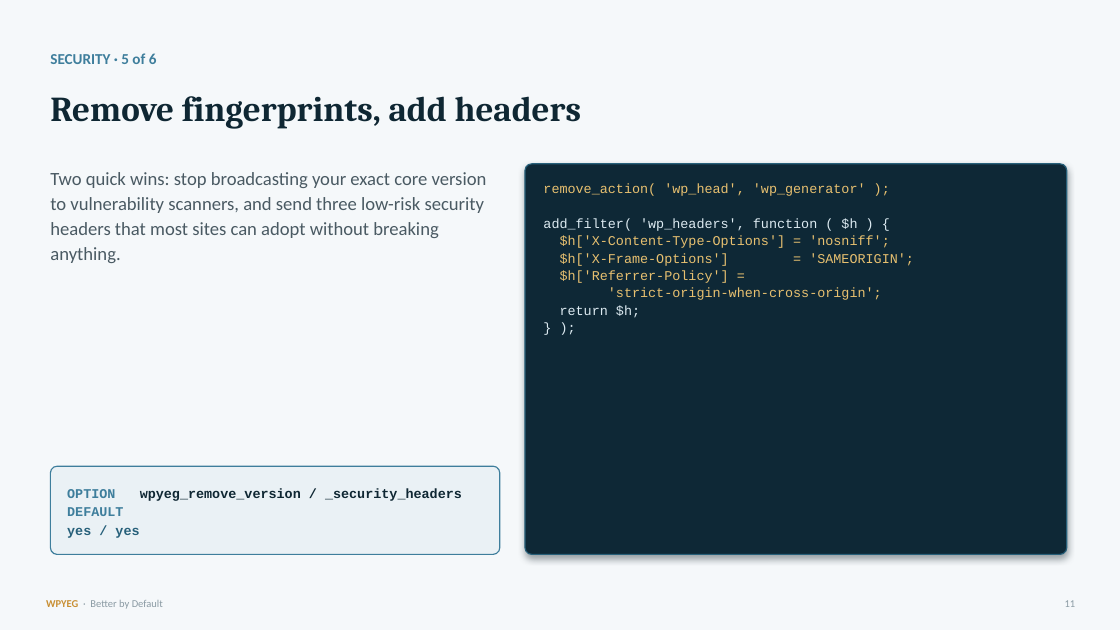
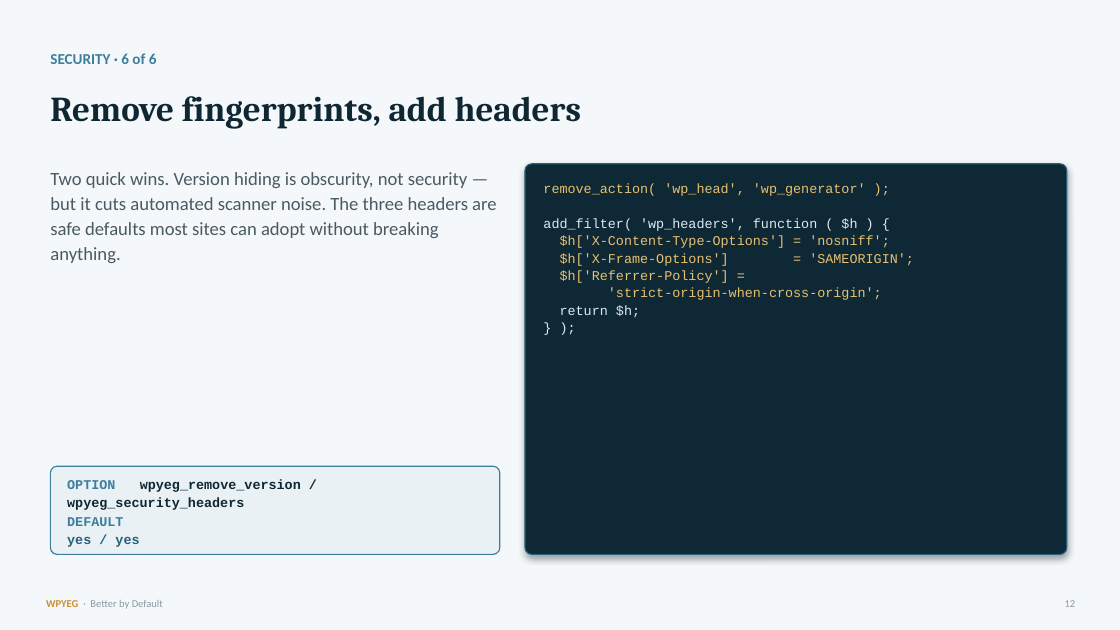
Before and after one commit to WPYEG/Better-by-Default, a slide deck: slide 12 of workshop/Better-by-Default.pptx (slide 11 before the commit). Drawn at 1120x630 pixels with LibreOffice and Linux fonts; fonts in the diff are those of the drawing. Boxes give left, top, right and bottom in pixels: in the first picture for what was removed or moved away, otherwise in the second. Text is boxed around its words. In the diff, an @@ line names an element or a change of style, - is before the commit and + after.

```diff
--- a/workshop/Better-by-Default.pptx
+++ b/workshop/Better-by-Default.pptx
@@ text at (50,53,157,64): text changed @@
-SECURITY · 5 of 6
+SECURITY · 6 of 6
@@ text at (50,172,496,263): text changed @@
-Two quick wins: stop broadcasting your exact core version to vulnerability scanners, and send three low-risk security headers that most sites can adopt without breaking anything.
+Two quick wins. Version hiding is obscurity, not security — but it cuts automated scanner noise. The three headers are safe defaults most sites can adopt without breaking anything.
@@ text at (67,479,301,510): text changed @@
-OPTION wpyeg_remove_version / _security_headers
+OPTION wpyeg_remove_version / wpyeg_security_headers
```
Also in this commit, not shown: 20 other slides changed, 11 other files.
